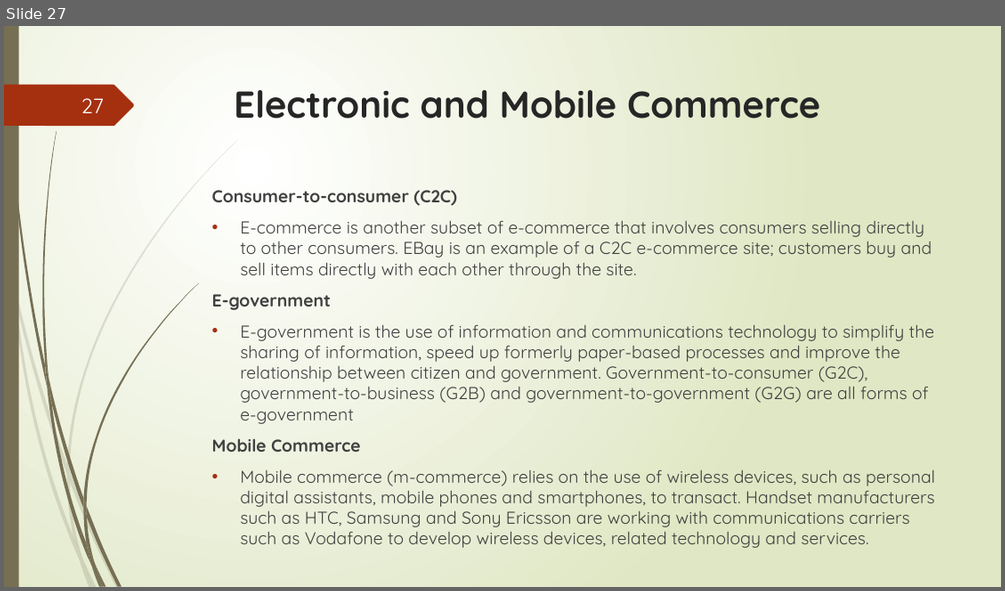
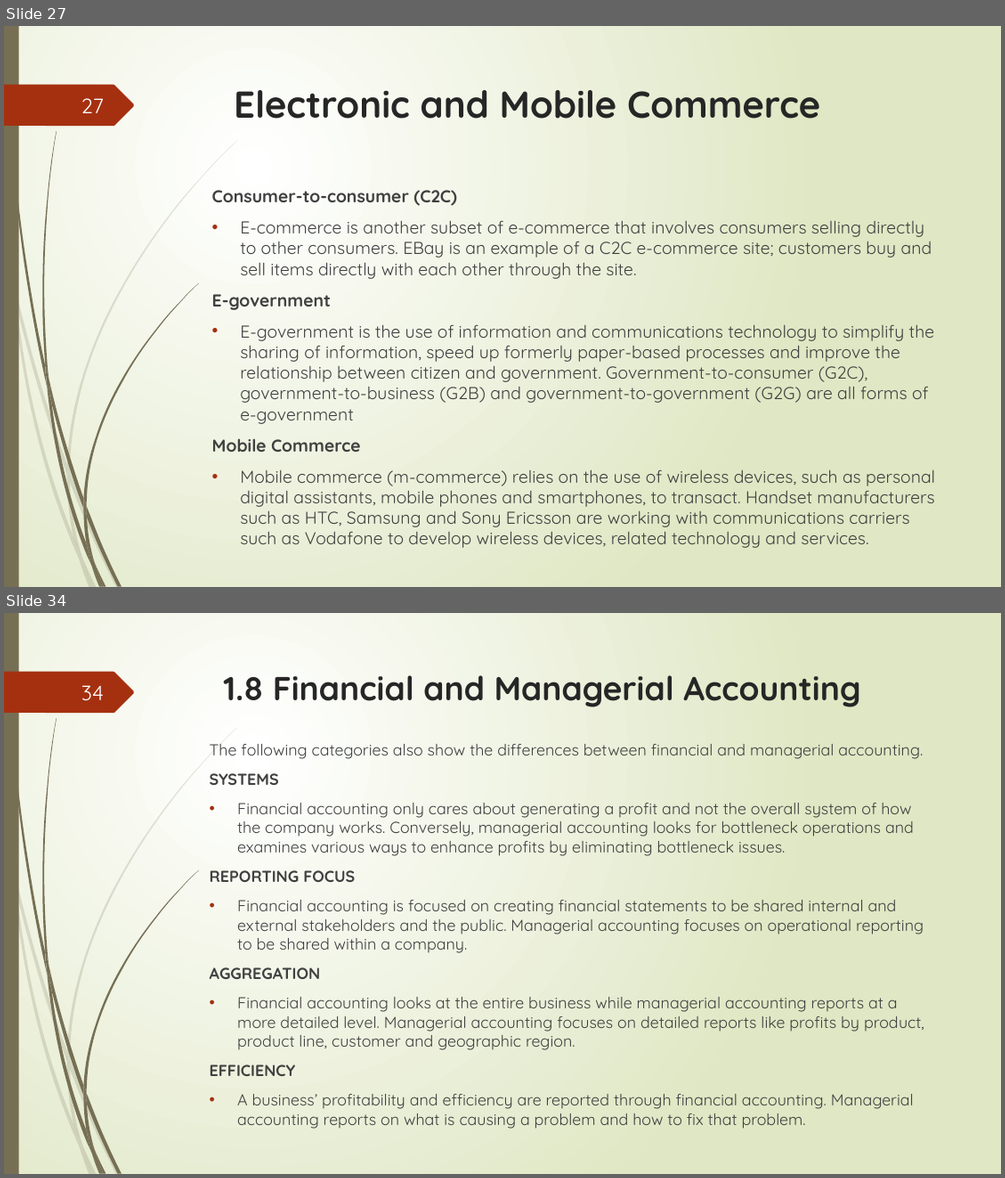
Before and after one commit to nqubekoh/IS622, a slide deck: 2. Operating Systems.pptx. Shown one above the other, each under a label of ours: slide 27 before the commit, slides 27 and 34 after it; the slides between them are not shown. The pictures are 1005x591 and 1005x1178 pixels, drawn with LibreOffice and Linux fonts; fonts in the diff are those of the drawing. Boxes give left, top, right and bottom in pixels: in the first picture for what was removed or moved away, otherwise in the second. Text is boxed around its words. In the diff, an @@ line names an element or a change of style, - is before the commit and + after.

```diff
--- a/2. Operating Systems.pptx
+++ b/2. Operating Systems.pptx
@@ slide 34 added at box(4, 613, 1001, 1174), background gradient #FFFFFF to #DFE8C4; not listed: 24 template elements that a slide beside it also shows @@
@@ page number added at box(81, 685, 104, 701), 20 pt, text #FEFFFF @@
+34
@@ title added at box(224, 675, 860, 707), 32 pt, text #262626, bold @@
+1.8 Financial and Managerial Accounting
@@ text added at box(210, 743, 924, 1128), 15.3 pt, text #404040 @@
+The following categories also show the differences between financial and managerial accounting.
+SYSTEMS
+• Financial accounting only cares about generating a profit and not the overall system of how the company works. Conversely, managerial accounting looks for bottleneck operations and examines various ways to enhance profits by eliminating bottleneck issues.
+REPORTING FOCUS
+• Financial accounting is focused on creating financial statements to be shared internal and external stakeholders and the public. Managerial accounting focuses on operational reporting to be shared within a company.
+AGGREGATION
+• Financial accounting looks at the entire business while managerial accounting reports at a more detailed level. Managerial accounting focuses on detailed reports like profits by product, product line, customer and geographic region.
+EFFICIENCY
+• A business’ profitability and efficiency are reported through financial accounting. Managerial accounting reports on what is causing a problem and how to fix that problem.
```
Also in this commit, not shown: 1 slide changed, 8 other slides added.
